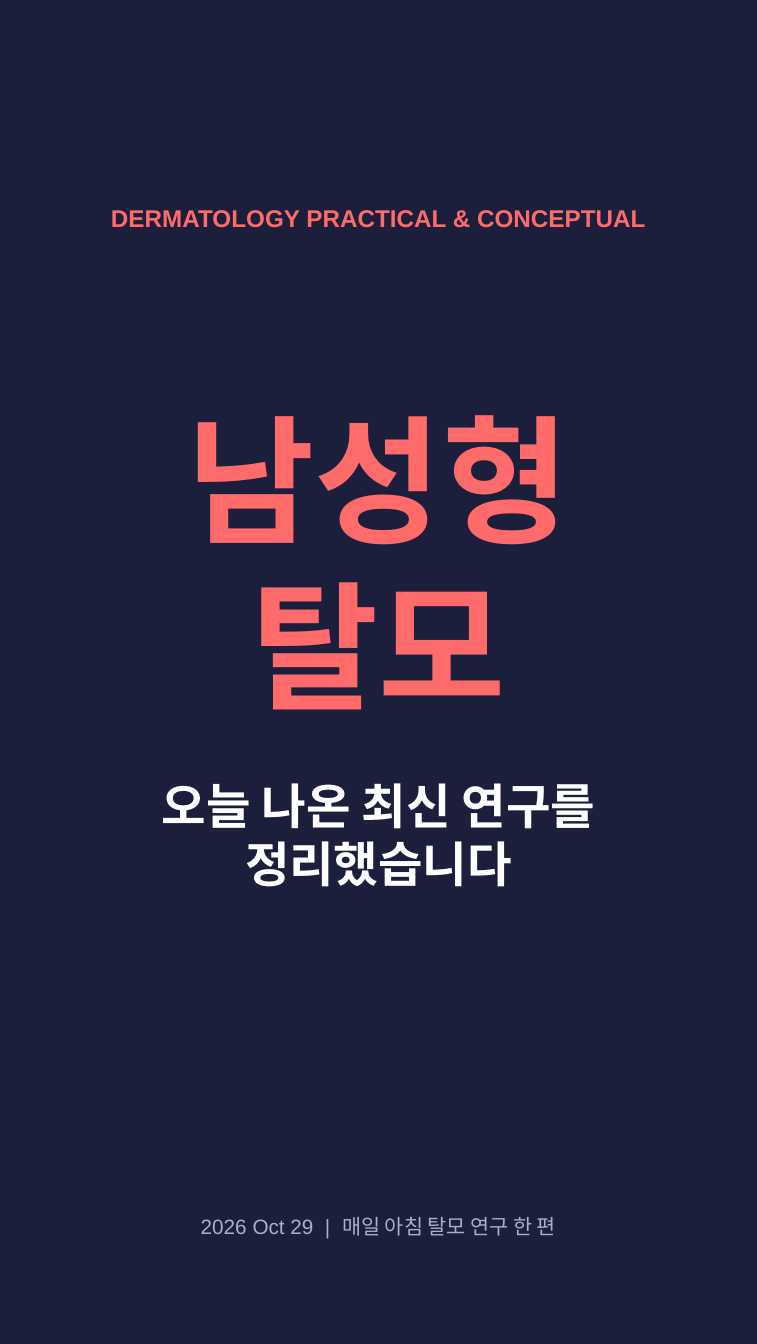
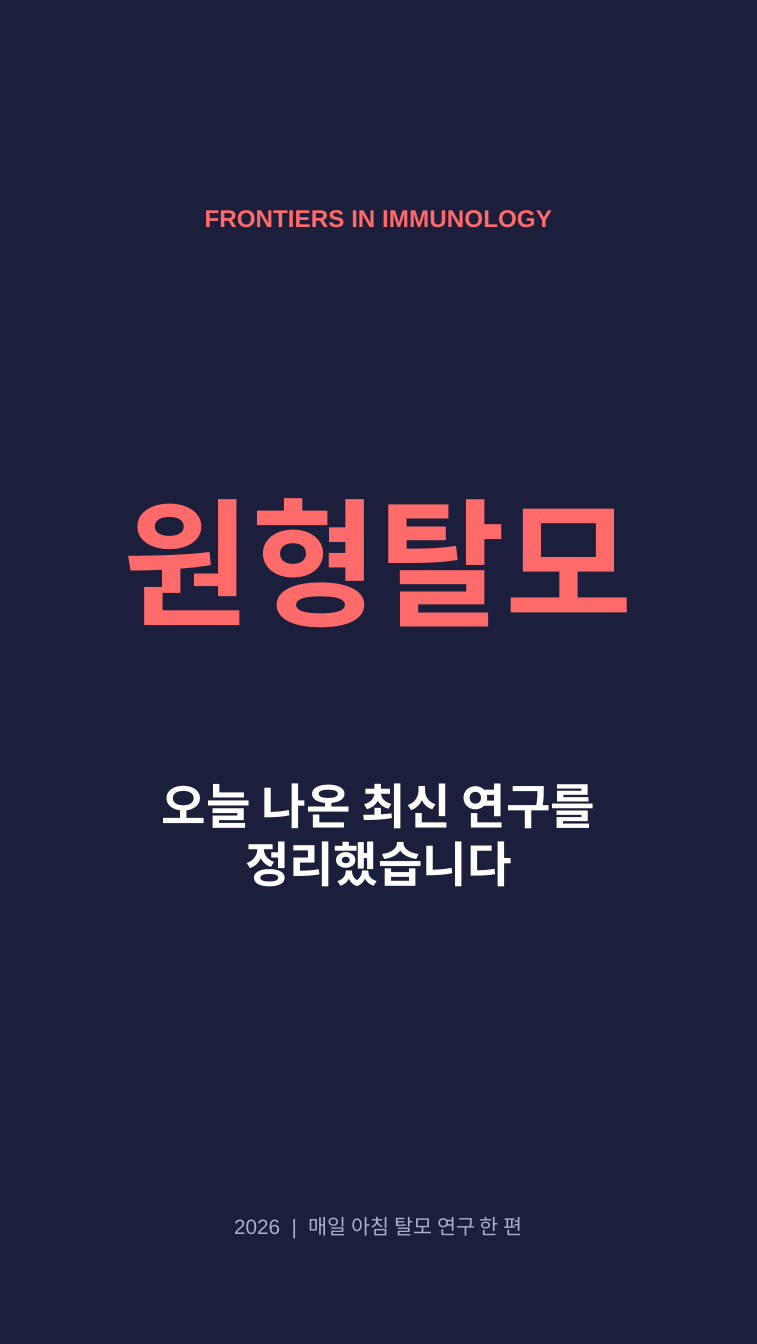
Before and after one commit to hyokang2010-BJ-ANTH/product-builder-test, a slide deck: slide 1 of pwa/data/latest/slides.pptx. Drawn at 757x1344 pixels with LibreOffice and Linux fonts; fonts in the diff are those of the drawing. Boxes give left, top, right and bottom in pixels: in the first picture for what was removed or moved away, otherwise in the second. Text is boxed around its words. In the diff, an @@ line names an element or a change of style, - is before the commit and + after.

```diff
--- a/pwa/data/latest/slides.pptx
+++ b/pwa/data/latest/slides.pptx
@@ text at (205,210,552,228): text changed @@
-DERMATOLOGY PRACTICAL & CONCEPTUAL
+FRONTIERS IN IMMUNOLOGY
@@ text at (124,498,633,628): text changed @@
-남성형 탈모
+원형탈모
@@ text at (234,1217,523,1236): text changed @@
-2026 Oct 29 | 매일 아침 탈모 연구 한 편
+2026 | 매일 아침 탈모 연구 한 편
```
Also in this commit, not shown: 1 other slide changed, 5 slides added, 6 slides removed, 26 other files.
